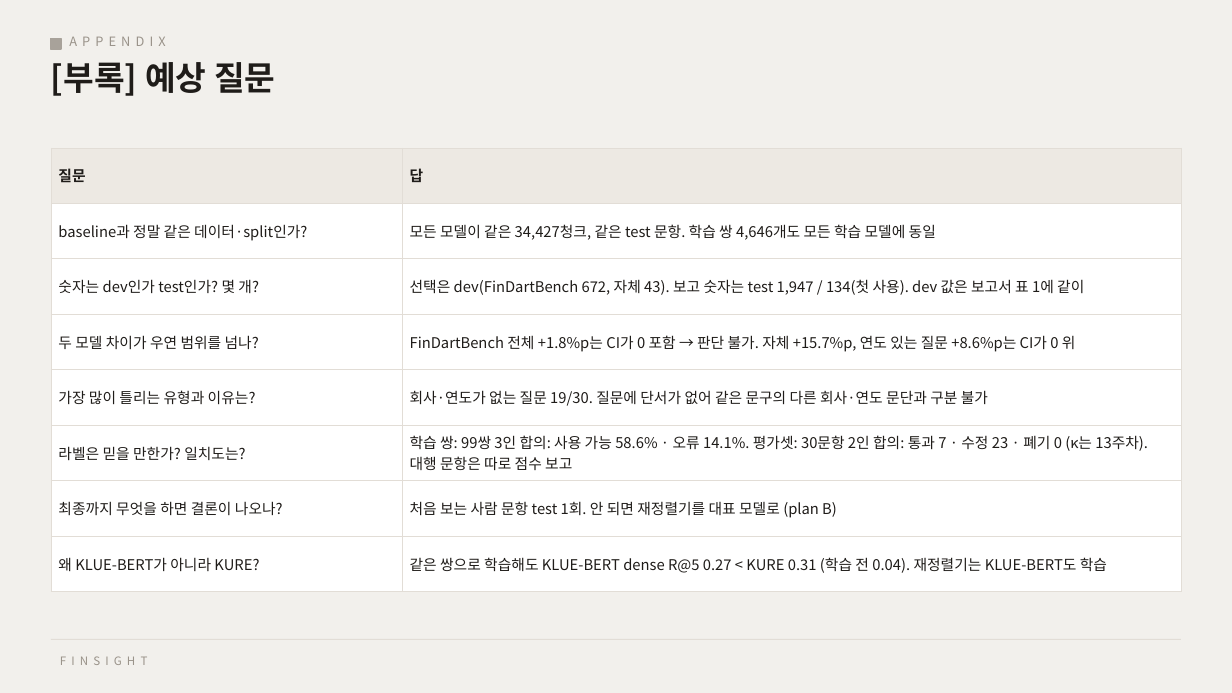
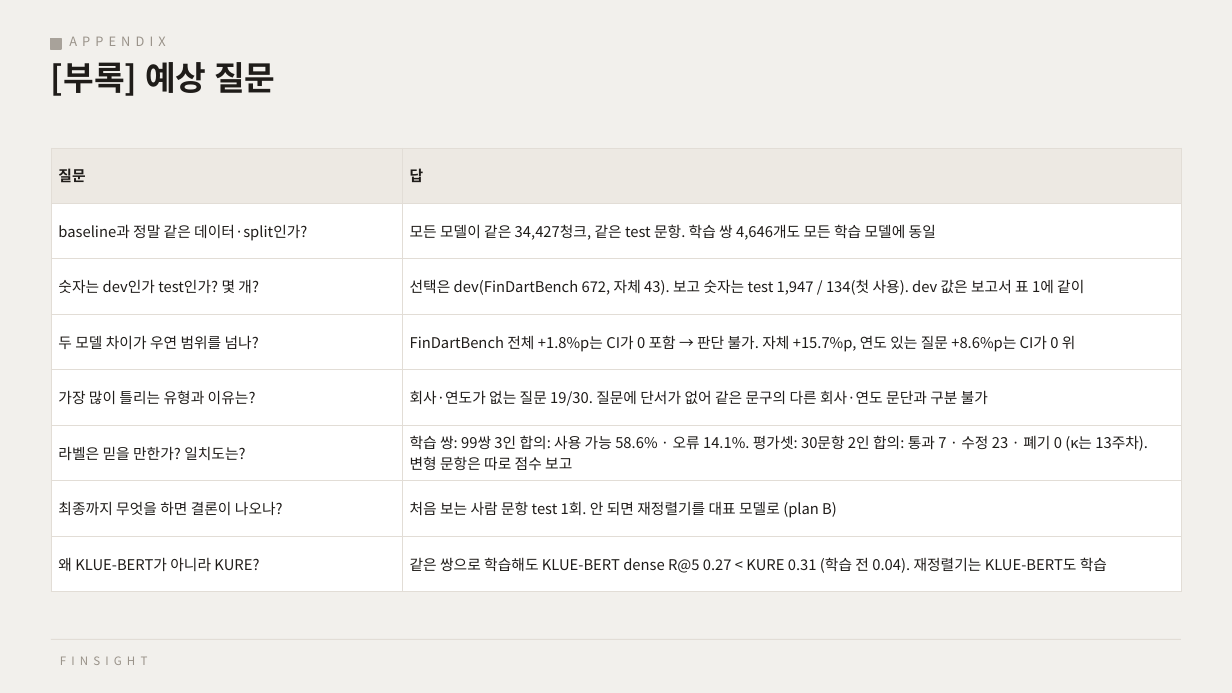
Before and after one commit to Deeplearning2-NLP/finsight-ko, a slide deck: slide 11 of docs/deliverables/FinSight_중간발표.pptx. Drawn at 1232x693 pixels with LibreOffice and Linux fonts; fonts in the diff are those of the drawing. Boxes give left, top, right and bottom in pixels: in the first picture for what was removed or moved away, otherwise in the second. Text is boxed around its words. In the diff, an @@ line names an element or a change of style, - is before the commit and + after.

```diff
--- a/docs/deliverables/FinSight_중간발표.pptx
+++ b/docs/deliverables/FinSight_중간발표.pptx
@@ table at (x1=51, y1=148, x2=1181, y2=577) @@
-row 6, column 2: 학습 쌍: 99쌍 3인 합의: 사용 가능 58.6% · 오류 14.1%. 평가셋: 30문항 2인 합의: 통과 7 · 수정 23 · 폐기 0 (κ는 13주차). 대행 문항은 따로 점수 보고
+row 6, column 2: 학습 쌍: 99쌍 3인 합의: 사용 가능 58.6% · 오류 14.1%. 평가셋: 30문항 2인 합의: 통과 7 · 수정 23 · 폐기 0 (κ는 13주차). 변형 문항은 따로 점수 보고
```
Also in this commit, not shown: 1 other slide changed, 6 other files.
